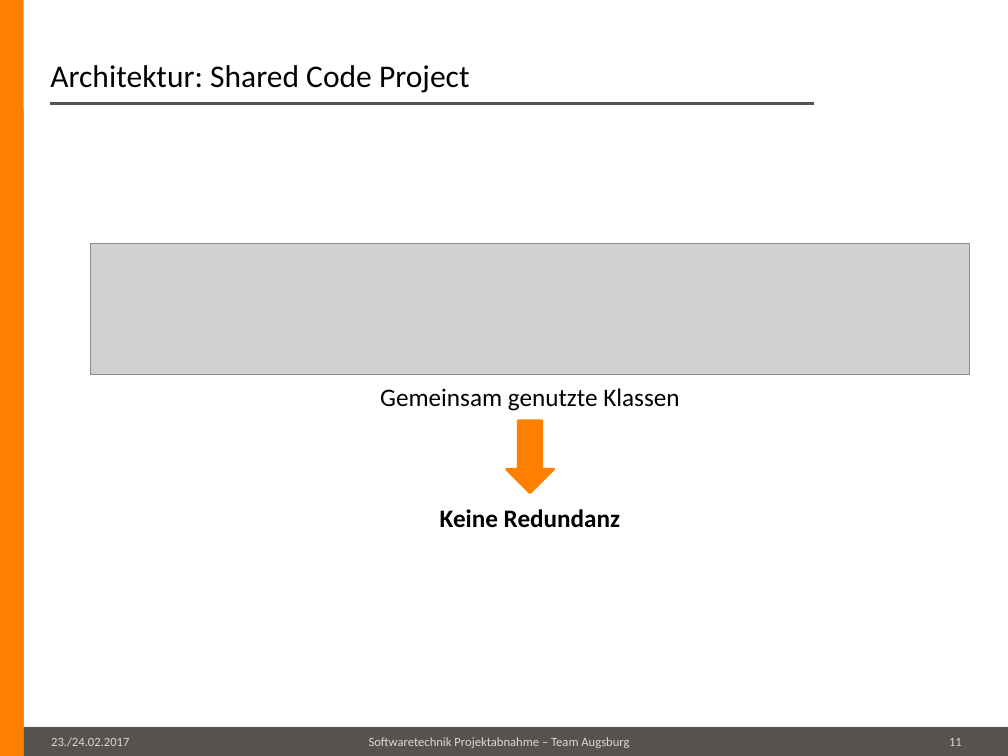
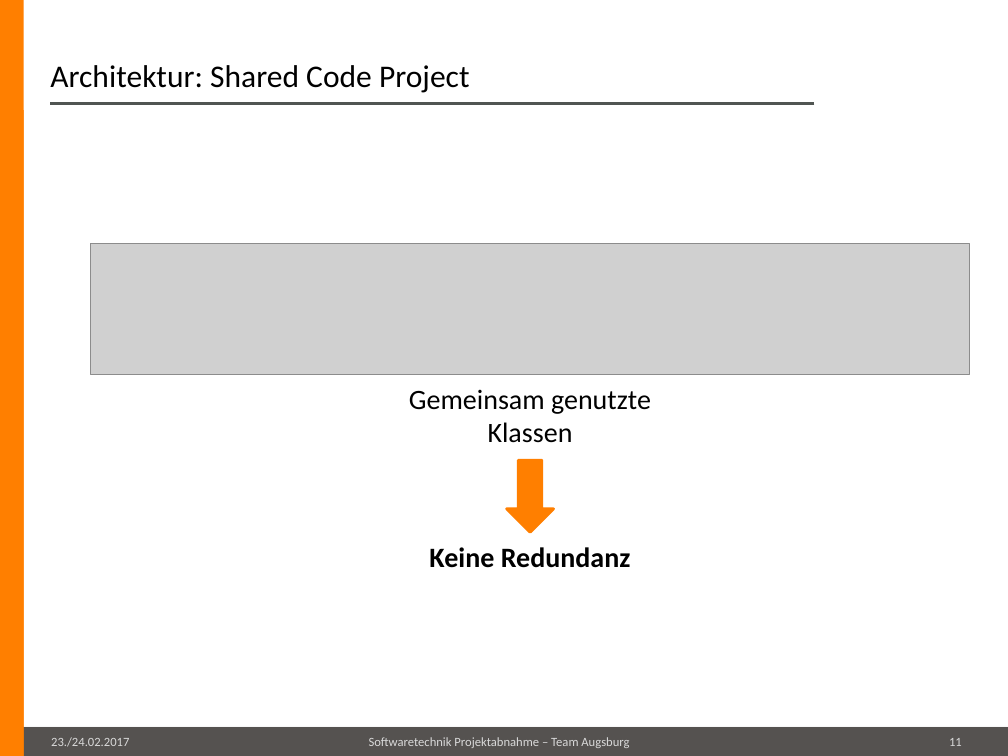
Before and after one commit to maul-esel/swt-projekt, a slide deck: slide 11 of Lingvo/Abgabe/präsentation.pptx. Drawn at 1008x756 pixels with LibreOffice and Linux fonts; fonts in the diff are those of the drawing; grey boxes stand for pictures; background and template pictures are left out. Boxes give left, top, right and bottom in pixels: in the first picture for what was removed or moved away, otherwise in the second. Text is boxed around its words. In the diff, an @@ line names an element or a change of style, - is before the commit and + after.

```diff
--- a/Lingvo/Abgabe/präsentation.pptx
+++ b/Lingvo/Abgabe/präsentation.pptx
@@ text "Gemeinsam genutzte Klassen" at bbox=[409, 389, 651, 568]: size 18 to 20 pt @@
@@ right arrow: place and size @@
-right arrow at bbox=[506, 421, 553, 493]
+right arrow at bbox=[506, 461, 553, 532]
```
Also in this commit, not shown: 2 other slides changed.
